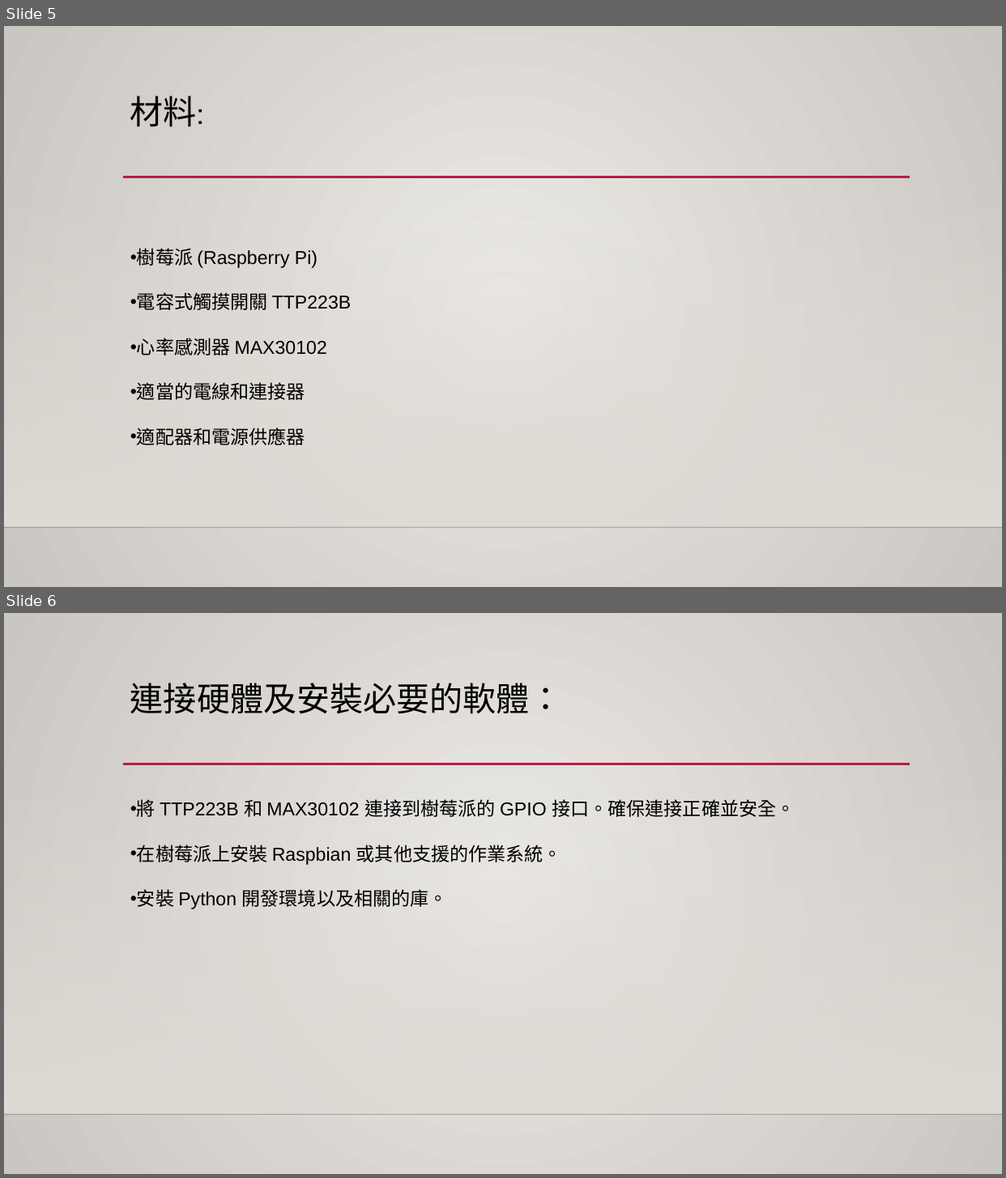
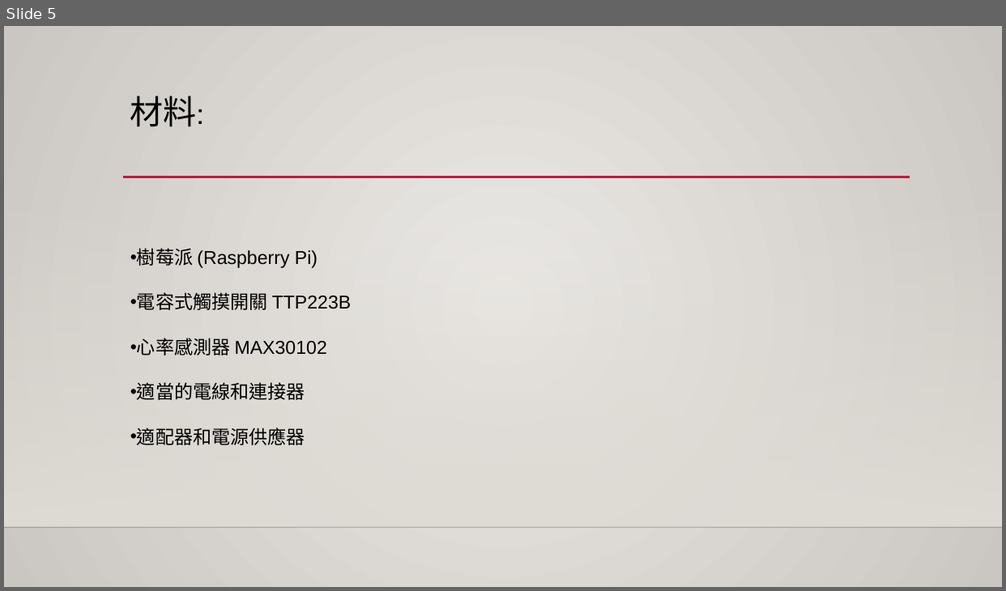
Before and after one commit to 4110E102/2024.2.29, a slide deck: 4110E102 PIgame.pptx. Shown one above the other, each under a label of ours: slides 5 and 6 before the commit, slide 5 after it. The pictures are 1006x1178 and 1006x591 pixels, drawn with LibreOffice and Linux fonts; fonts in the diff are those of the drawing; background and template pictures are left out. Boxes give left, top, right and bottom in pixels: in the first picture for what was removed or moved away, otherwise in the second. Text is boxed around its words. In the diff, an @@ line names an element or a change of style, - is before the commit and + after.

```diff
--- a/4110E102 PIgame.pptx
+++ b/4110E102 PIgame.pptx
@@ slide 6 removed at bbox=[4, 613, 1002, 1174], background gradient #ECEAE7 to #CAC7C1; not listed: 3 template elements that a slide beside it also shows @@
@@ title removed at bbox=[130, 683, 563, 714] @@
-連接硬體及安裝必要的軟體：
@@ text removed at bbox=[137, 799, 795, 909] @@
-• 將 TTP223B 和 MAX30102 連接到樹莓派的 GPIO 接口。確保連接正確並安全。
-• 在樹莓派上安裝 Raspbian 或其他支援的作業系統。
-• 安裝 Python 開發環境以及相關的庫。
```
Also in this commit, not shown: 2 slides changed, 10 slides added.
